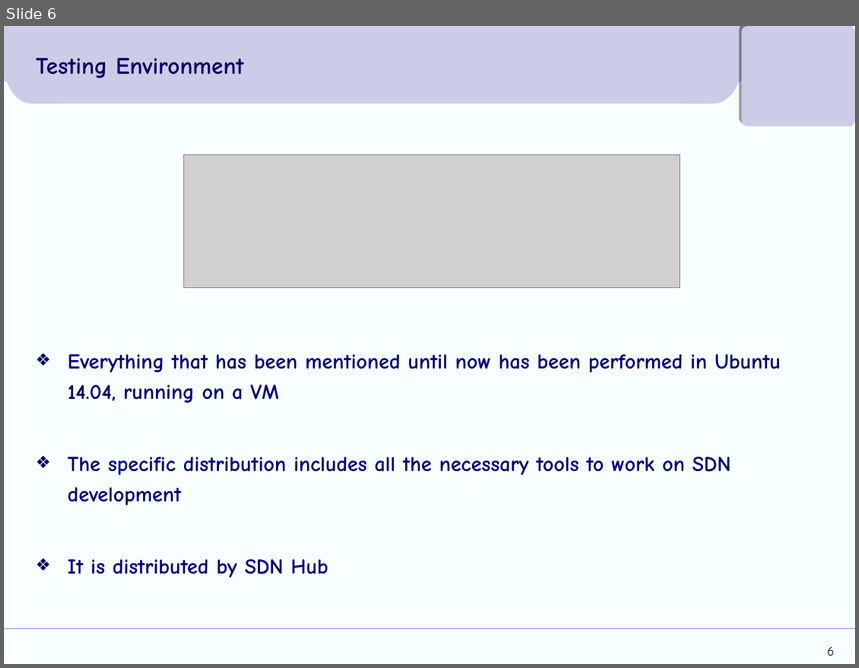
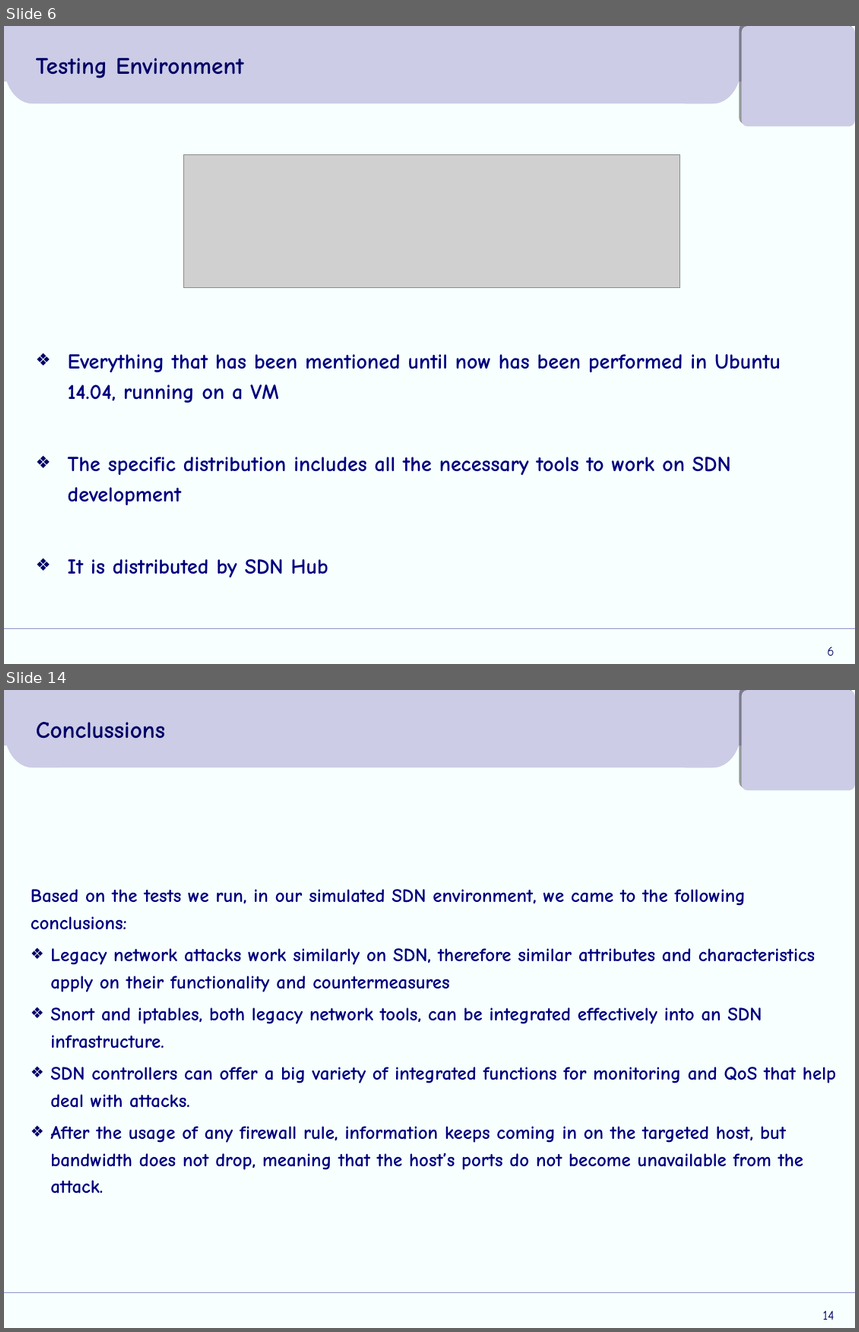
Before and after one commit to arkon65/A-secure-SDN-infrastructure, a slide deck: Πτυχιακή_Παρουσίαση.ppt. Shown one above the other, each under a label of ours: slide 6 before the commit, slides 6 and 14 after it; the slides between them are not shown. The pictures are 859x668 and 859x1332 pixels, drawn with LibreOffice and Linux fonts; fonts in the diff are those of the drawing; grey boxes stand for pictures; background and template pictures are left out. Boxes give left, top, right and bottom in pixels: in the first picture for what was removed or moved away, otherwise in the second. Text is boxed around its words. In the diff, an @@ line names an element or a change of style, - is before the commit and + after.

```diff
--- a/Πτυχιακή_Παρουσίαση.ppt
+++ b/Πτυχιακή_Παρουσίαση.ppt
@@ slide 14 added at (4,690,855,1328), background #F7FFFF; not listed: 6 template elements that a slide beside it also shows @@
@@ title added at (36,722,165,739), 20 pt, text #000066, bold @@
+Conclussions
@@ text added at (31,889,836,1194), 16 pt, text #00007D, bold @@
+Based on the tests we run, in our simulated SDN environment, we came to the following conclusions:
+❖ Legacy network attacks work similarly on SDN, therefore similar attributes and characteristics apply on their functionality and countermeasures
+❖ Snort and iptables, both legacy network tools, can be integrated effectively into an SDN infrastructure.
+❖ SDN controllers can offer a big variety of integrated functions for monitoring and QoS that help deal with attacks.
+❖ After the usage of any firewall rule, information keeps coming in on the targeted host, but bandwidth does not drop, meaning that the host’s ports do not become unavailable from the attack.
@@ page number added at (823,1311,835,1320), 11 pt, text #000066 @@
+14
```
Also in this commit, not shown: 4 slides changed, 4 other slides added, 3 slides removed.
